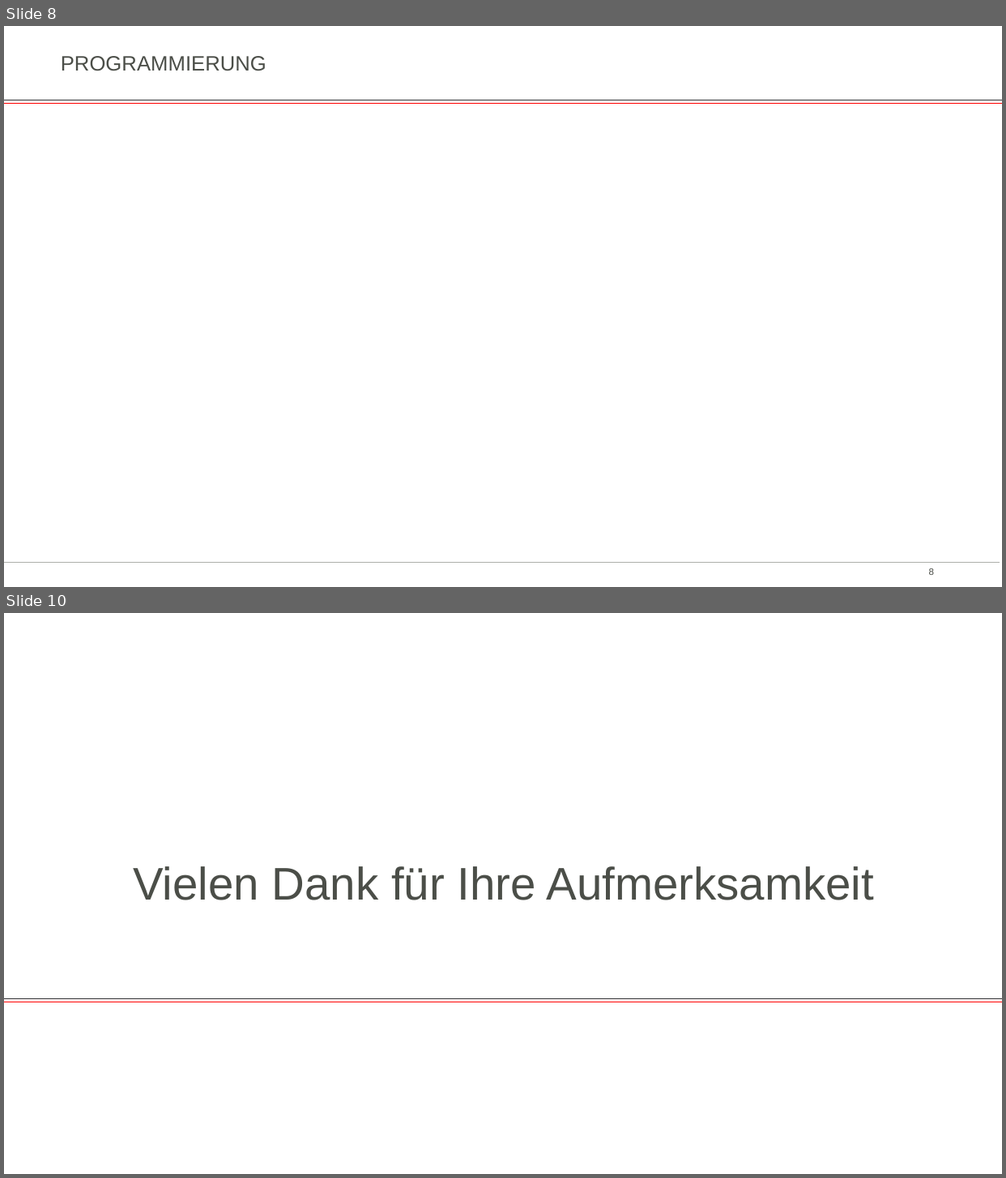
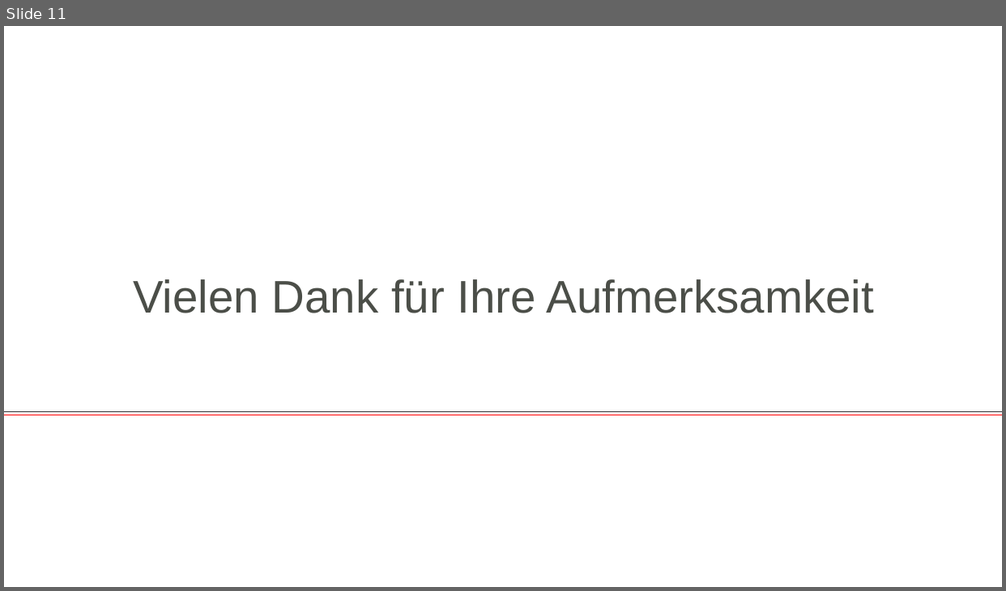
Before and after one commit to jamadir/Komplexlabor, a slide deck: Dokumentation/Präsentation Kugellabyrinth.pptx. Shown one above the other, each under a label of ours: slides 8 and 10 before the commit, slide 11 after it; the slides between them are not shown. The pictures are 1006x1178 and 1006x591 pixels, drawn with LibreOffice and Linux fonts; fonts in the diff are those of the drawing; background and template pictures are left out. Boxes give left, top, right and bottom in pixels: in the first picture for what was removed or moved away, otherwise in the second. Text is boxed around its words. In the diff, an @@ line names an element or a change of style, - is before the commit and + after.

```diff
--- a/Dokumentation/Präsentation Kugellabyrinth.pptx
+++ b/Dokumentation/Präsentation Kugellabyrinth.pptx
@@ slide 8 removed at <box>4,26,1002,587</box>, background #FFFFFF @@
@@ title removed at <box>61,56,266,71</box> @@
-PROGRAMMIERUNG
@@ line removed from (4, 103) to (1002, 103) @@
@@ line removed from (4, 100) to (1002, 100) @@
@@ line removed from (4, 563) to (999, 563) @@
@@ page number removed at <box>929,569,934,575</box> @@
-8
@@ what was slide 10 is now slide 11 @@
```
Also in this commit, not shown: 7 slides changed, 3 slides added, 1 other slide removed.
